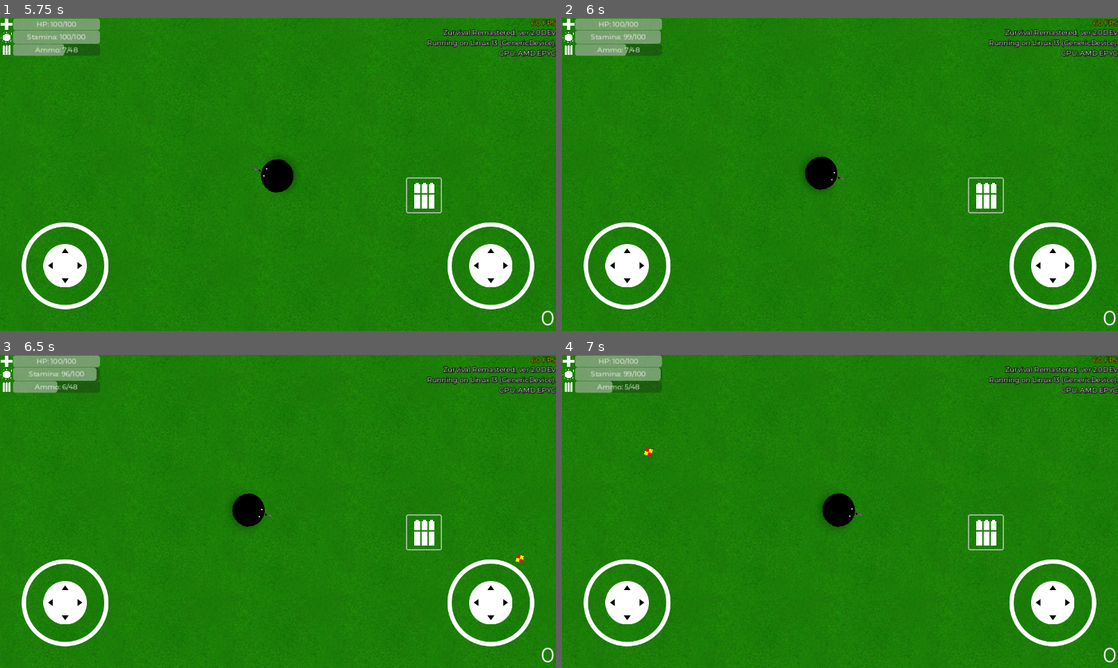
Above: before the commit, frames 1-4 (two rows, left to right).
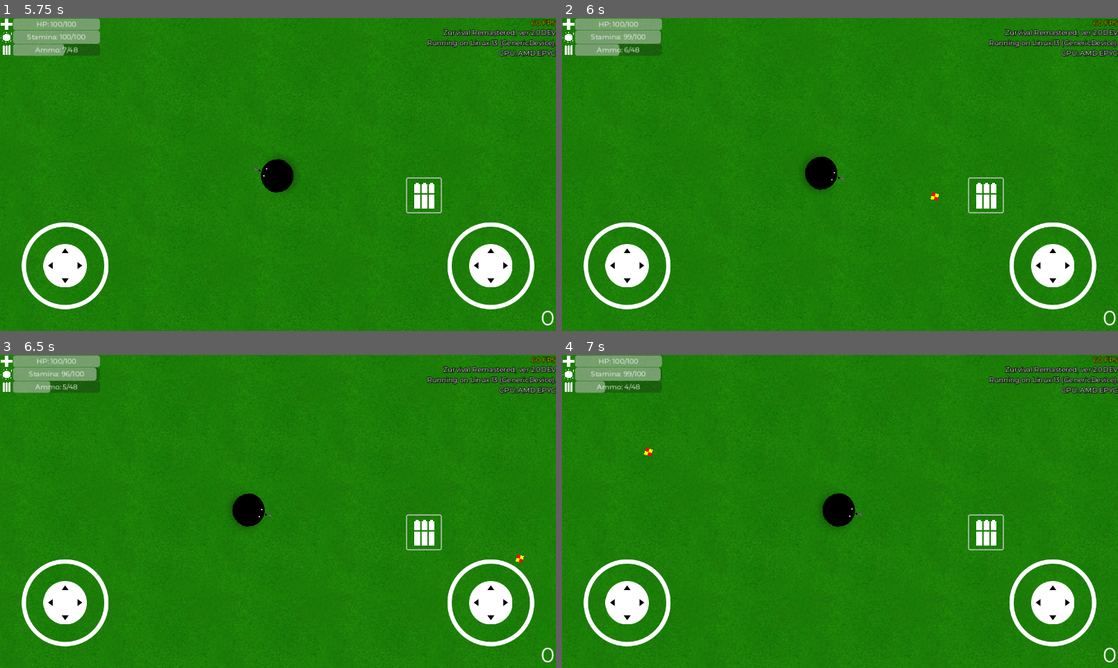
Above: after the commit, the same moments.

Repository: klodskateam/zurvival-remastered
Game: Godot game, scene res://menu.tscn
Two runs of this game, one before a commit and one after it. Both use one fixed random seed, a clock stepped at 60 frames per second and the inputs below.
Inputs (mouse positions are in pixels of both pictures, inside the frame that each line leads up to):
- Up to frame 1 (5.75 s): click (422, 196) at 0.5 s; click "Play" at 1.25 s; click (422, 196) at 2 s; tap Enter at 2.75 s; move the mouse to (400, 158) at 2.77 s; press the mouse at (400, 158) at 2.78 s; hold D (right) 2.78-3.5 s; release the mouse at (400, 158) at 3.5 s; drag from (166, 190) to (533, 133) at 3.52 s; tap Space (reload) at 4.25 s; move the mouse to (333, 105) at 4.27 s; press the mouse at (333, 105) at 4.28 s; hold D (right) 4.28-5 s; release the mouse at (333, 105) at 5 s; drag from (250, 237) to (111, 127) at 5.02 s
- Up to frame 2 (6 s): tap Enter at 5.75 s; move the mouse to (1006, 221) at 5.77 s; hold A (left) from 5.78 s (still down); hold Shift (run) from 5.78 s (still down)
- Up to frame 3 (6.5 s): keep holding A (left); keep holding Shift (run); click (444, 558) at 6.05 s
- Up to frame 4 (7 s): release A (left) at 6.5 s; release Shift (run) at 6.5 s; drag from (673, 464) to (1090, 561) at 6.52 s

Frame 1 is identical in both runs. In frame 2, 0.1% of the frame differs, in the area x 6-68%, y 8-59%; in frame 3, less than 0.1%; in frame 4, 0.1%.
Error in both runs: Invalid type in function 'set_locale' in base 'TranslationServer'. Cannot convert argument 1 from Nil to String. (res://global.gd:21)

Commit message:
кнопка выстрела лол

Diff:
--- a/button_shoot.gd
+++ b/button_shoot.gd
@@ -1,12 +1,5 @@
 extends Button
 
 
-
-
-func _on_button_down() -> void:
-	Input.action_press("shoot")
-
-
-
-func _on_button_up() -> void:
-	Input.action_release("shoot")
+func _on_pressed() -> void:
+	$"../../../game/player".shoot()
--- a/global_interface.tscn
+++ b/global_interface.tscn
@@ -94,5 +94,4 @@
 expand_icon = true
 script = ExtResource("6_v6hbc")
 
-[connection signal="button_down" from="joysticks/Button_shoot" to="joysticks/Button_shoot" method="_on_button_down"]
-[connection signal="button_up" from="joysticks/Button_shoot" to="joysticks/Button_shoot" method="_on_button_up"]
+[connection signal="pressed" from="joysticks/Button_shoot" to="joysticks/Button_shoot" method="_on_pressed"]
